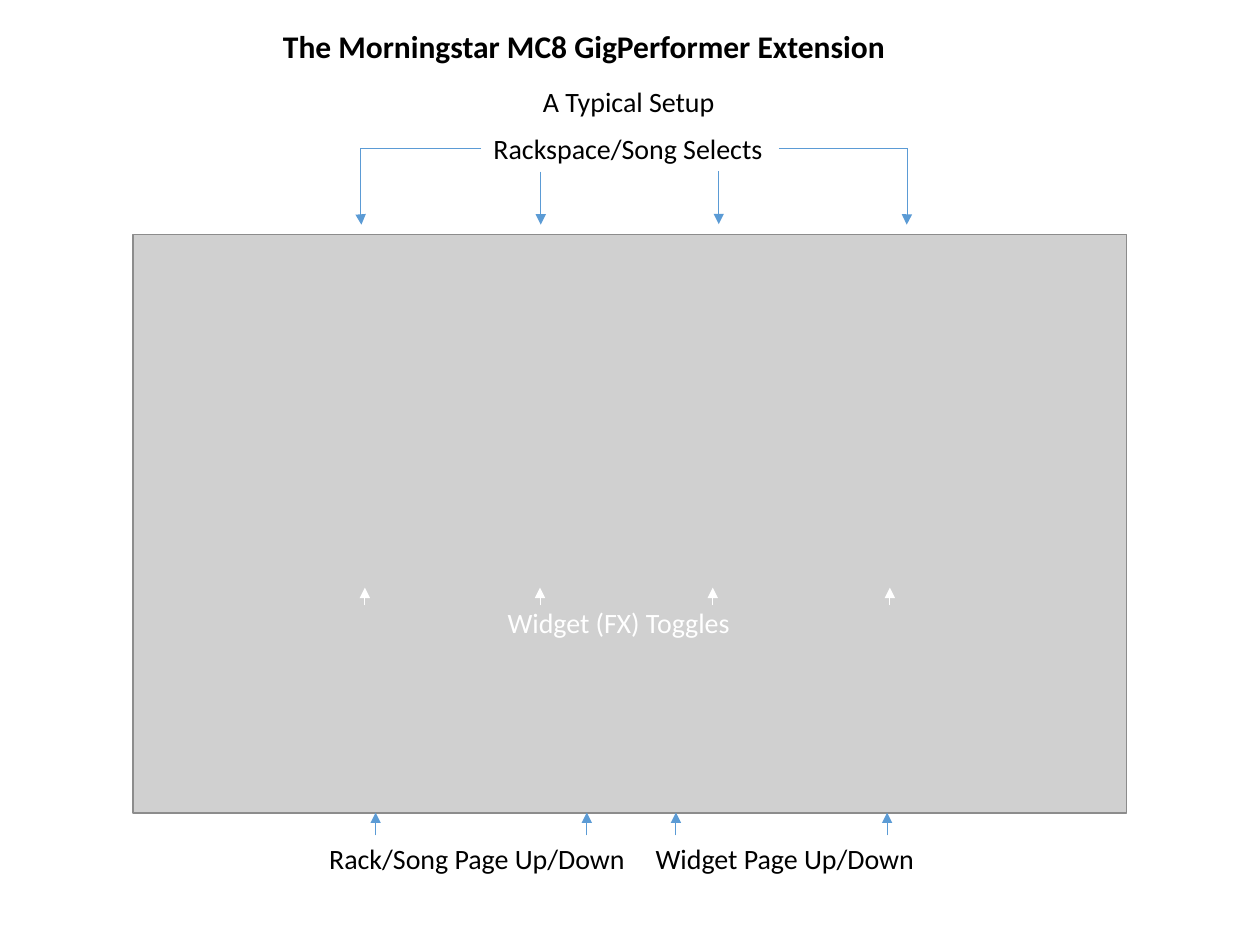
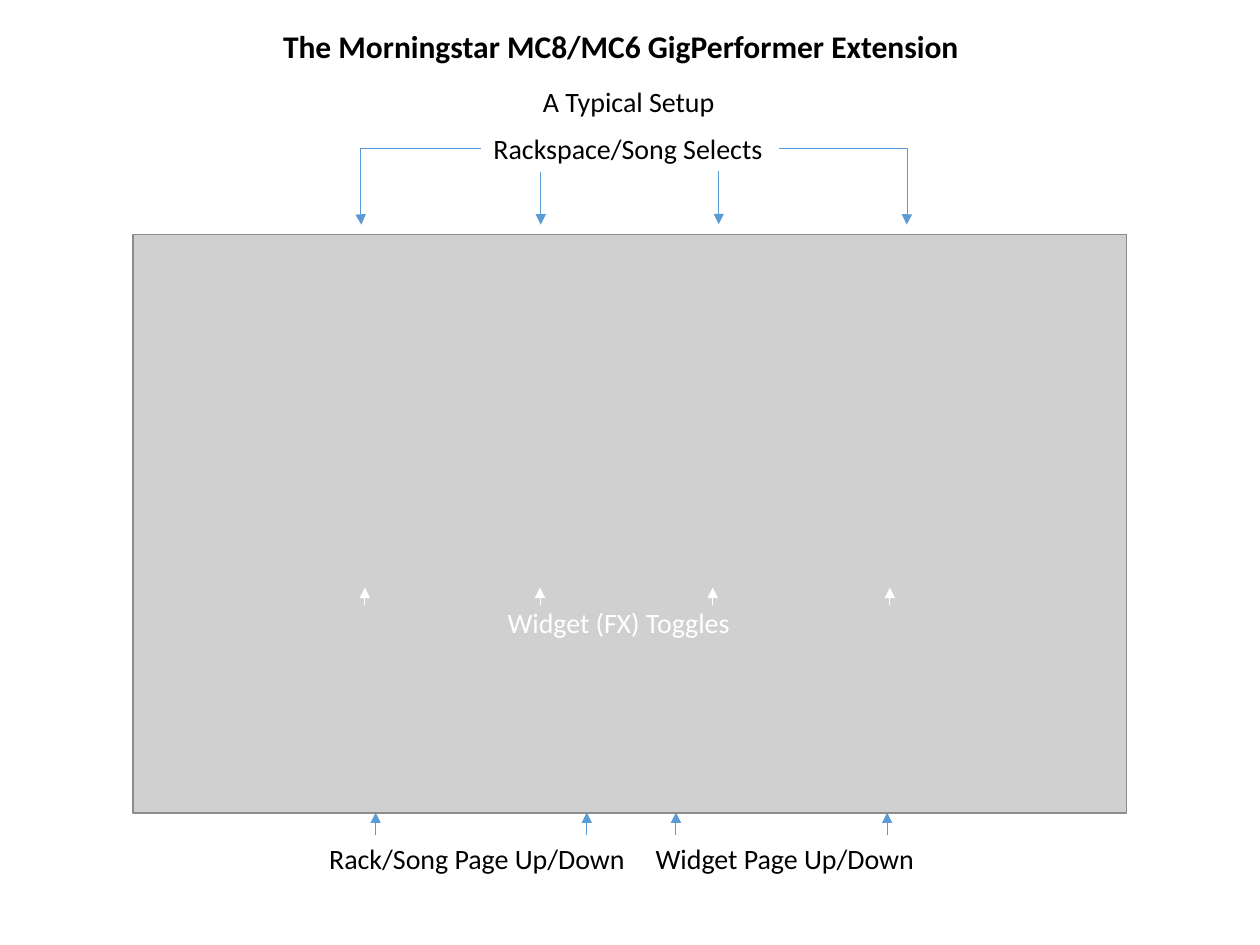
Before and after one commit to WidnerM/GP-MC8, a slide deck: slide 1 of MC8.pptx. Drawn at 1260x945 pixels with LibreOffice and Linux fonts; fonts in the diff are those of the drawing; grey boxes stand for pictures. Boxes give left, top, right and bottom in pixels: in the first picture for what was removed or moved away, otherwise in the second. Text is boxed around its words. In the diff, an @@ line names an element or a change of style, - is before the commit and + after.

```diff
--- a/MC8.pptx
+++ b/MC8.pptx
@@ text at (283,36,958,64): text changed @@
-The Morningstar MC8 GigPerformer Extension
+The Morningstar MC8/MC6 GigPerformer Extension
```
Also in this commit, not shown: 6 other slides changed, 4 other files.
